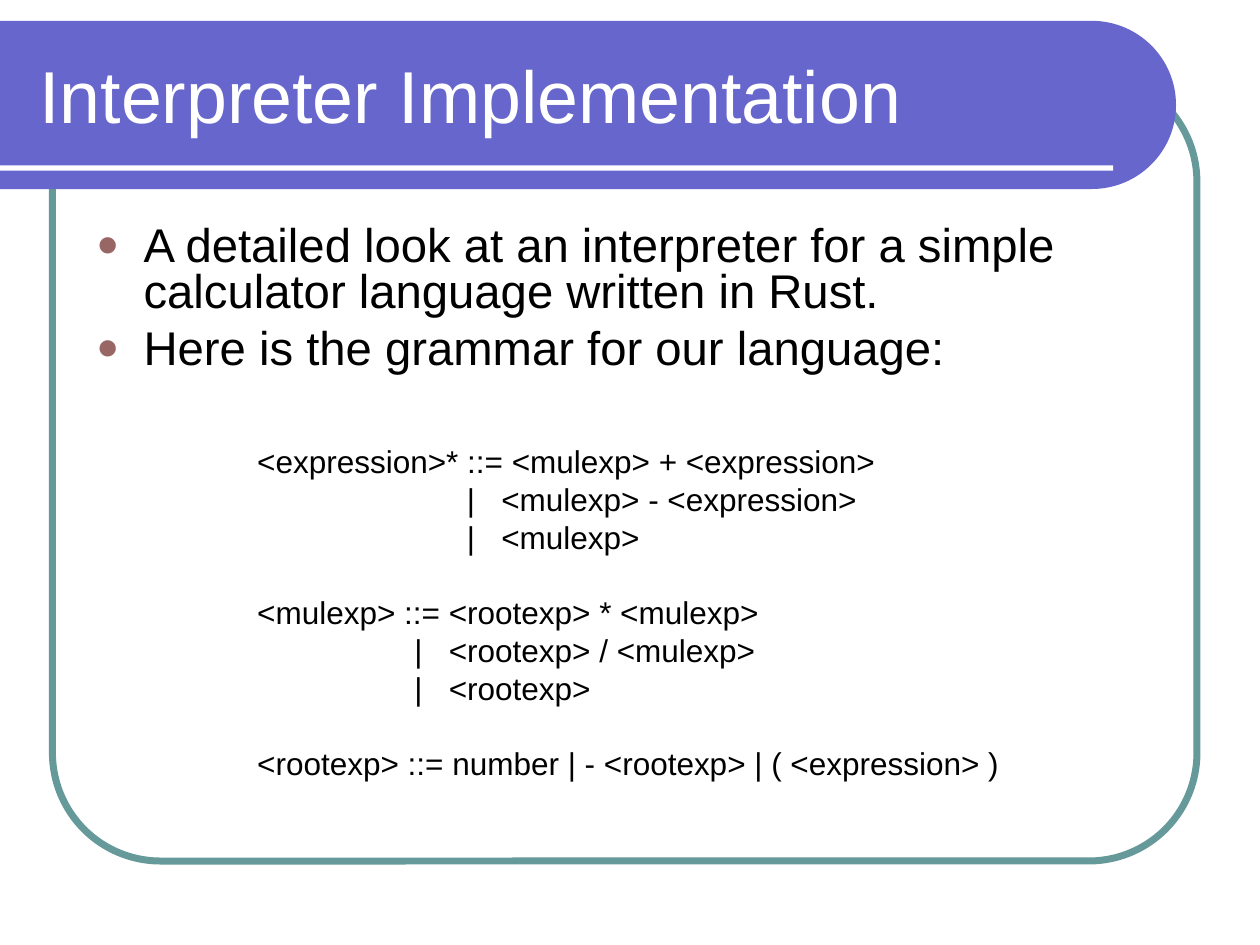
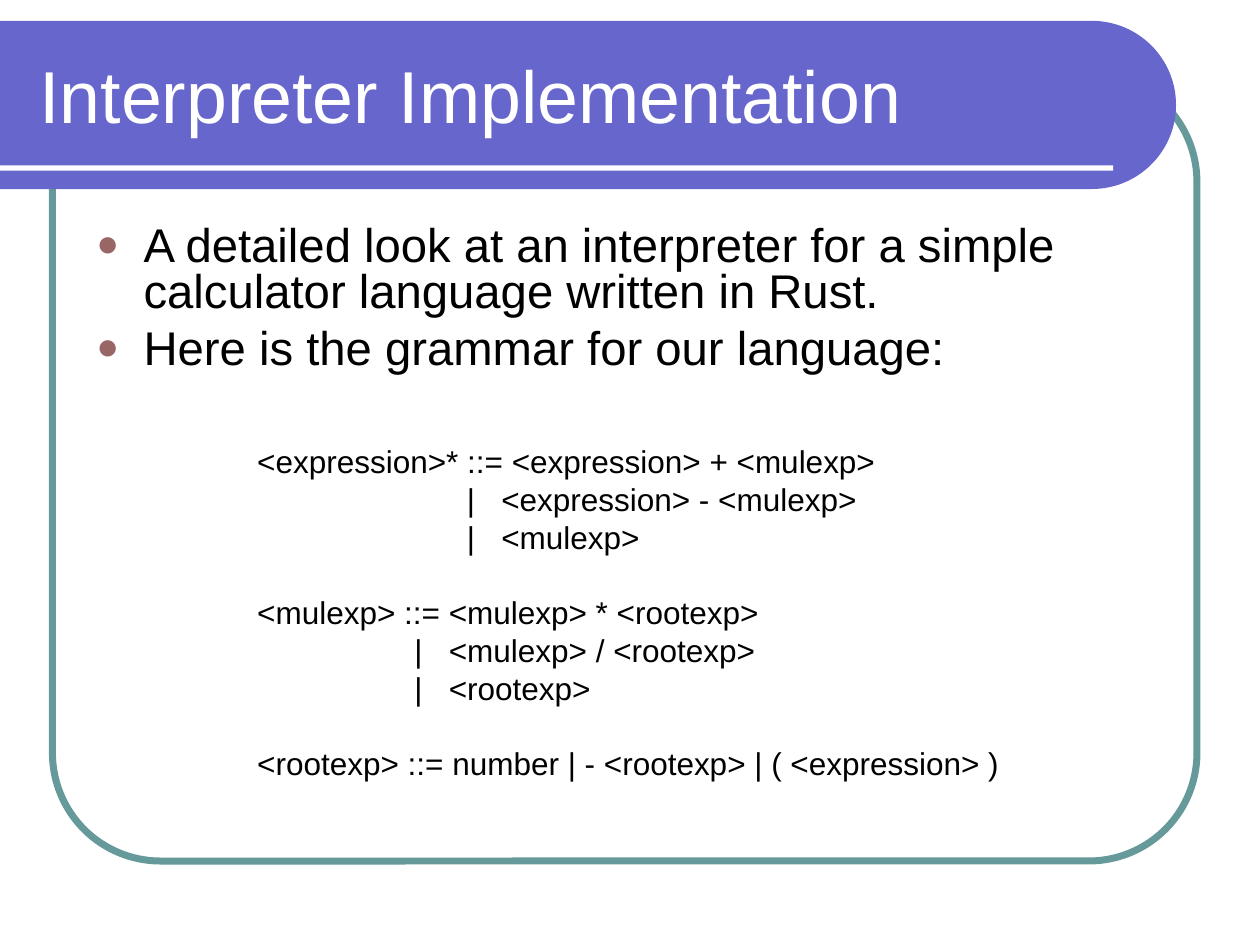
Before and after one commit to lutzhamel/CSC301, a slide deck: slide 7 of notes/csc301-ln012.ppt. Drawn at 1260x945 pixels with LibreOffice and Linux fonts; fonts in the diff are those of the drawing. Boxes give left, top, right and bottom in pixels: in the first picture for what was removed or moved away, otherwise in the second. Text is boxed around its words. In the diff, an @@ line names an element or a change of style, - is before the commit and + after.

```diff
--- a/notes/csc301-ln012.ppt
+++ b/notes/csc301-ln012.ppt
@@ text at box(257, 450, 875, 517): text changed @@
-<expression>* ::= <mulexp> + <expression>
-| <mulexp> - <expression>
+<expression>* ::= <expression> + <mulexp>
+| <expression> - <mulexp>
@@ text at box(257, 601, 759, 668): text changed @@
-<mulexp> ::= <rootexp> * <mulexp>
-| <rootexp> / <mulexp>
+<mulexp> ::= <mulexp> * <rootexp>
+| <mulexp> / <rootexp>
```
Also in this commit, not shown: 4 other slides changed, 3 other files.
